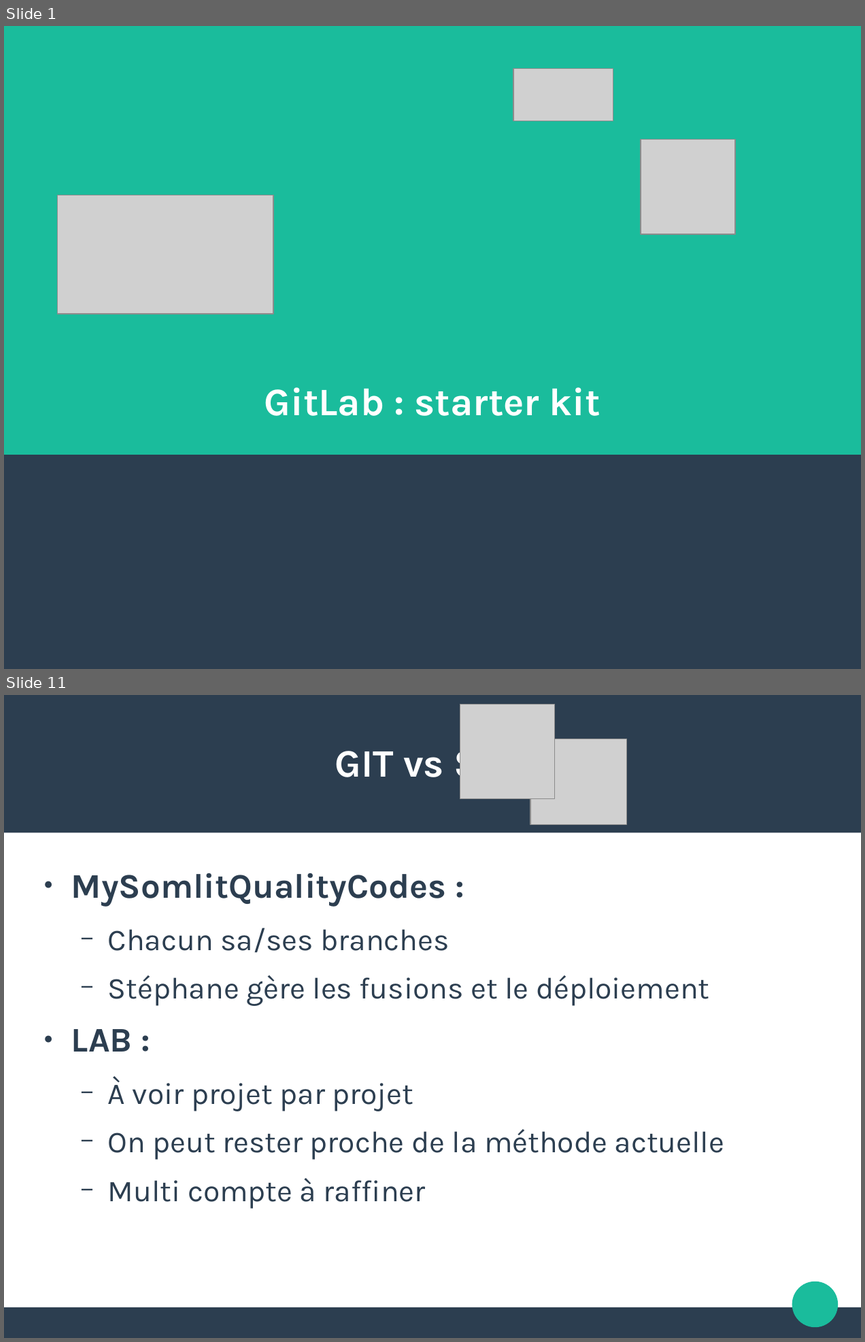
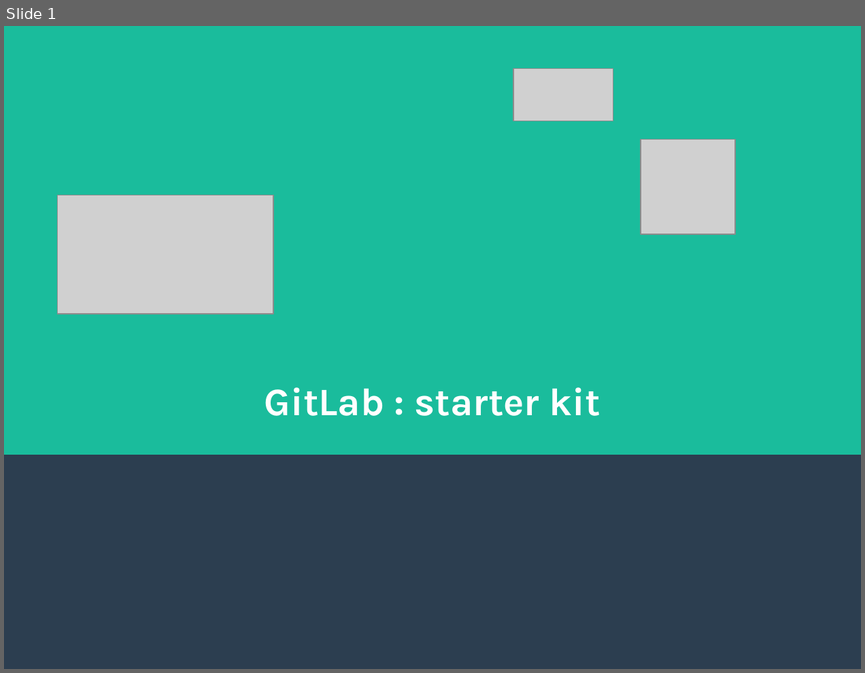
Before and after one commit to FAbOnGitHub/IntroductionGitLab, a slide deck: 20181008_initiation_GitLab_FM.odp. Shown one above the other, each under a label of ours: slides 1 and 11 before the commit, slide 1 after it; the slides between them are not shown. The pictures are 865x1342 and 865x673 pixels, drawn with LibreOffice and Linux fonts; fonts in the diff are those of the drawing; grey boxes stand for pictures; background and template pictures are left out. Boxes give left, top, right and bottom in pixels: in the first picture for what was removed or moved away, otherwise in the second. Text is boxed around its words. In the diff, an @@ line names an element or a change of style, - is before the commit and + after.

Commit message:
reste à reprendre la partie SVN

```diff
--- a/20181008_initiation_GitLab_FM.odp
+++ b/20181008_initiation_GitLab_FM.odp
@@ slide 11 removed at <box>4,695,861,1338</box>, background #FFFFFF @@
@@ rectangle removed at <box>4,695,861,832</box> @@
@@ picture removed at <box>460,705,555,799</box> @@
@@ title removed at <box>334,742,530,786</box> @@
-GIT vs SVN
@@ picture removed at <box>530,739,627,825</box> @@
@@ text removed at <box>71,873,724,1208</box> @@
-● MySomlitQualityCodes :
-  − Chacun sa/ses branches
-  − Stéphane gère les fusions et le déploiement
-● LAB :
-  − À voir projet par projet
-  − On peut rester proche de la méthode actuelle
-  − Multi compte à raffiner
@@ ellipse removed at <box>792,1281,838,1327</box> @@
@@ rectangle removed at <box>4,1307,861,1337</box> @@
```
Also in this commit, not shown: 10 slides changed, 6 slides added, 2 other slides removed.
